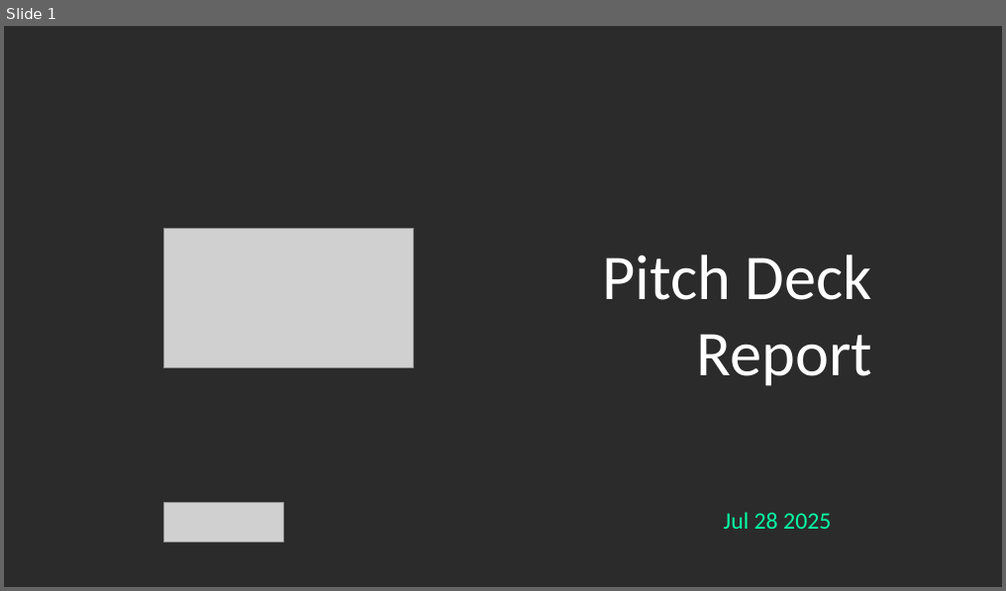
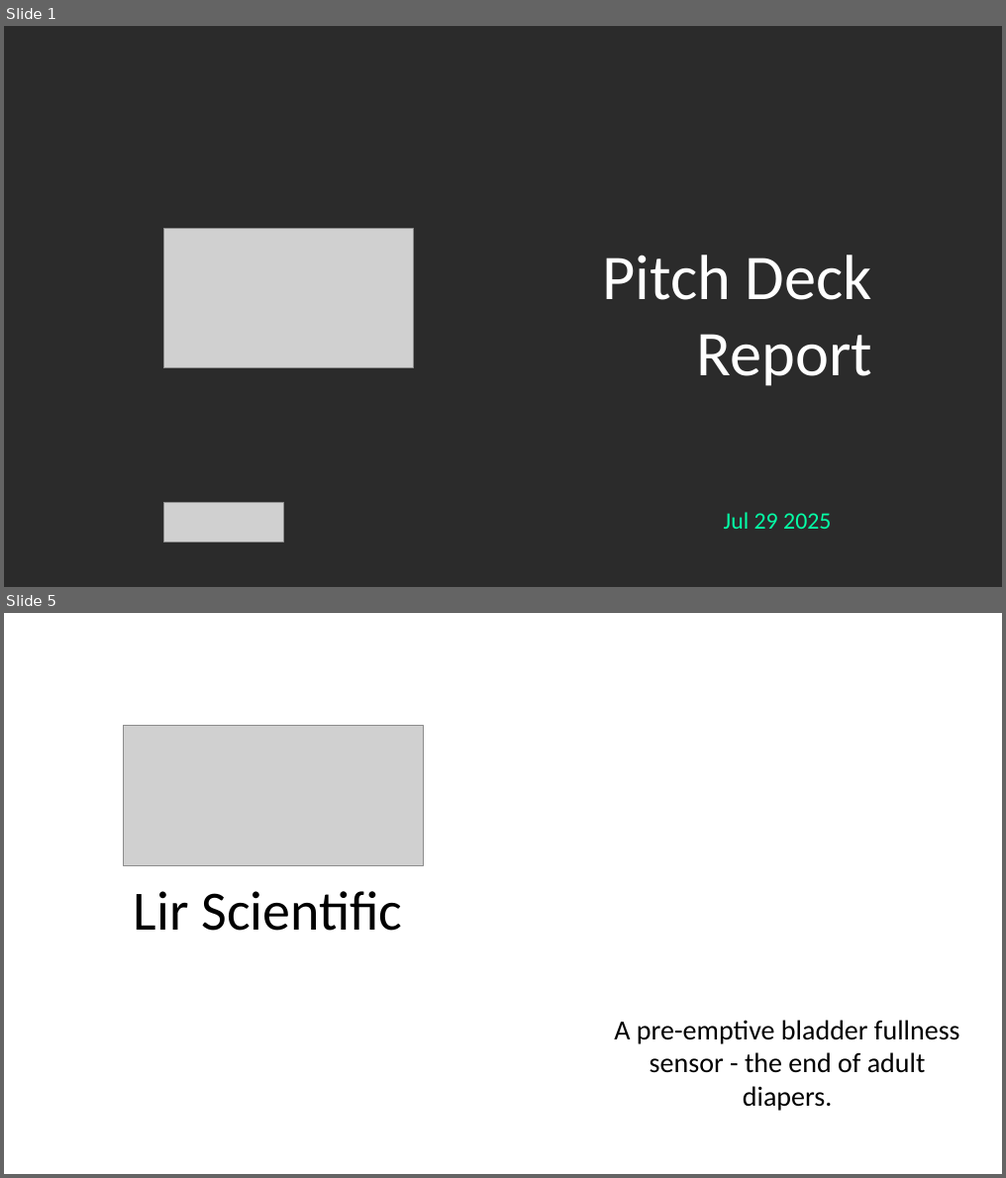
Before and after one commit to Gabrielo-Ram/SOSV-Studio-Slide-Generator, a slide deck: demo.pptx. Shown one above the other, each under a label of ours: slide 1 before the commit, slides 1 and 5 after it; the slides between them are not shown. The pictures are 1006x591 and 1006x1178 pixels, drawn with LibreOffice and Linux fonts; fonts in the diff are those of the drawing; grey boxes stand for pictures; background and template pictures are left out; a plain dark background stands for a picture behind light text. Boxes give left, top, right and bottom in pixels: in the first picture for what was removed or moved away, otherwise in the second. Text is boxed around its words. In the diff, an @@ line names an element or a change of style, - is before the commit and + after.

```diff
--- a/demo.pptx
+++ b/demo.pptx
@@ slide 5 added at bbox=[4, 613, 1002, 1174], background picture (left out) @@
@@ picture added at bbox=[124, 725, 423, 865] @@
@@ text added at bbox=[134, 891, 402, 931], 40 pt, text #000000 @@
+Lir Scientific
@@ text added at bbox=[614, 1020, 960, 1111], 20 pt, text #000000 @@
+A pre-emptive bladder fullness sensor - the end of adult diapers.
@@ slide 1 changed as well @@
@@ text at bbox=[724, 512, 831, 529]: text changed @@
-Jul 28 2025
+Jul 29 2025
```
Also in this commit, not shown: 8 other slides added, 2 slides removed, 6 other files.
